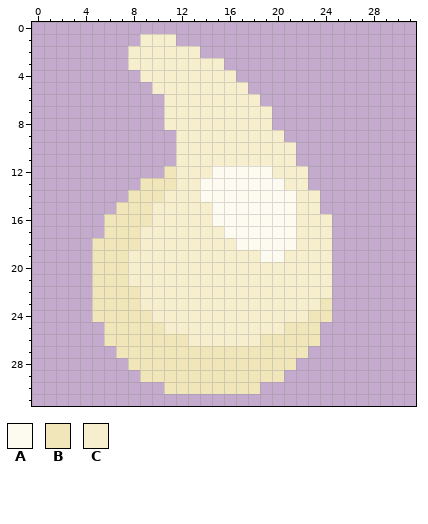
Two states of a pixel-art sprite, assets/sprites/liquid/fuel.png. Above: the version before the commit.
The file is 32x32 pixels. Colours within 5 levels of each other are drawn and written as one.
Palette (. is transparent): A #fdfbf0  B #f0e6b9  C #f6eecd
After the commit:
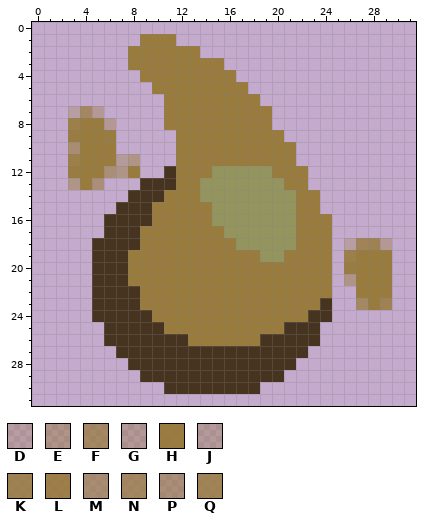
Colours new in this view: D #987b3c48  E #987b3c7a  F #987b3cb8  G #977a3d60  H #987a3df7  J #987b3d57  K #987b3ed7  L #997a3de7  M #997c3d9e  N #997a3ebf  P #997b3e97  Q #997b3ed1
The exact change:
{"colour":"A","old":"#fdfbf0","new":"#94945f"}
{"colour":"B","old":"#f0e6b9","new":"#473420"}
{"colour":"C","old":"#f6eecd","new":"#997b3e"}
{"y":7,"x":3,"old":"...","new":"DNG"}
{"y":8,"x":3,"old":"....","new":"LCCG"}
{"y":9,"x":3,"old":"....","new":"HCCH"}
{"y":10,"x":3,"old":"....","new":"MCCC"}
{"y":11,"x":3,"old":"......","new":"LCCCJE"}
{"y":12,"x":3,"old":"......","new":"HCCPEC"}
{"y":13,"x":3,"old":"...","new":"ECP"}
{"y":18,"x":26,"old":"....","new":"DQKG"}
{"y":19,"x":26,"old":"....","new":"LCCC"}
{"y":20,"x":26,"old":"....","new":"HCCC"}
{"y":21,"x":26,"old":"....","new":"ECCC"}
{"y":22,"x":27,"old":"...","new":"CCC"}
{"y":23,"x":27,"old":"...","new":"FCK"}
{"label":"changed","picture_box":[68,34,392,394]}
